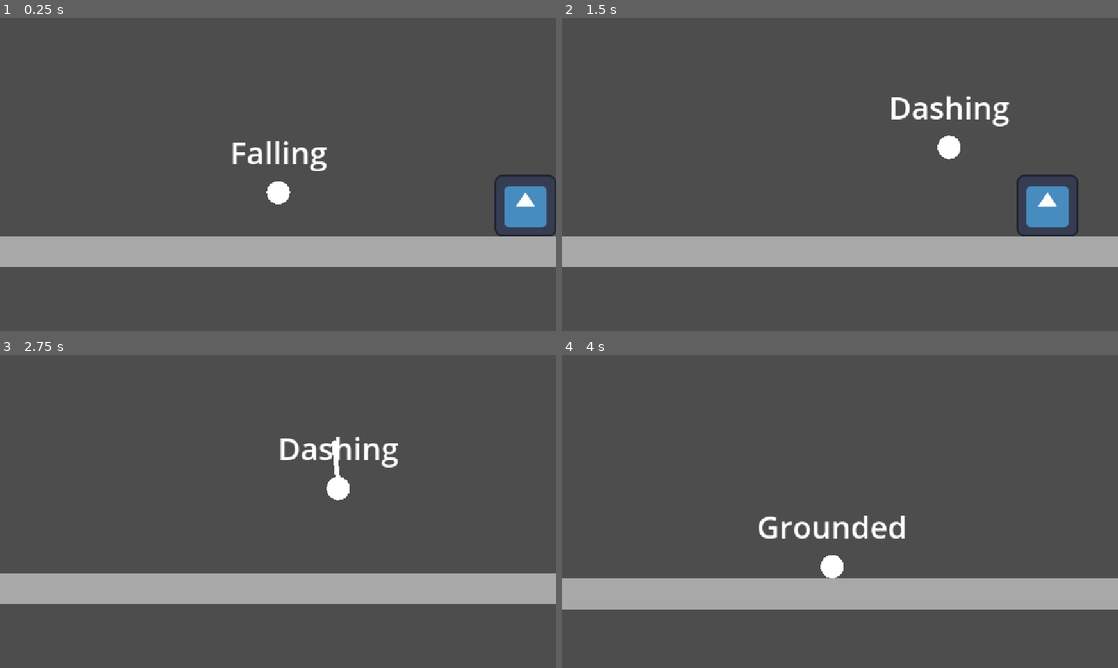
Above: before the commit, frames 1-4 (two rows, left to right).
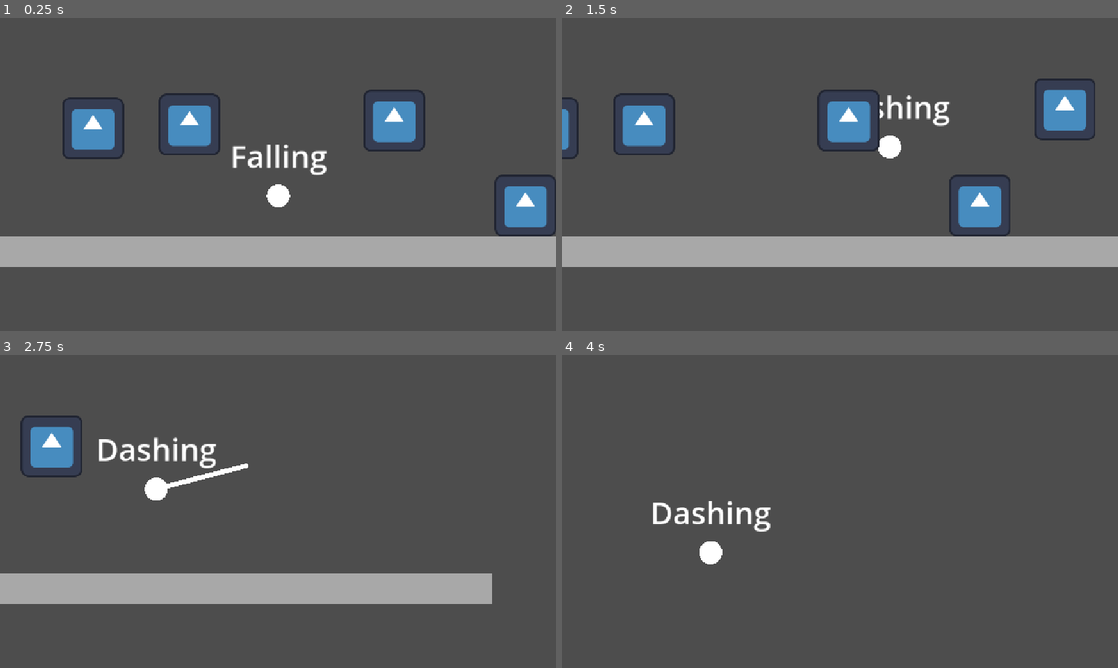
Above: after the commit, the same moments.

Repository: cookie1170/juice-test
Game: Godot game, scene res://levels/main.tscn
The game is run twice, just before and just after one commit, with the same random seed, the same clock (stepped at 60 frames per second) and the same inputs. The engine's default icon, where the game draws it, is replaced by a stand-in: a white triangle on a blue panel in a dark square.
Inputs (mouse positions are in pixels of both pictures, inside the frame that each line leads up to):
- Up to frame 1 (0.25 s): no input
- Up to frame 2 (1.5 s): tap Enter (ui_accept) at 0.5, 0.77 s; move the mouse to (962, 158) at 0.52 s; press the mouse at (962, 158) at 0.53 s; hold D (right) 0.53-1.25 s; release the mouse at (962, 158) at 1.25 s; drag from (728, 190) to (840, 149) at 1.27 s
- Up to frame 3 (2.75 s): move the mouse to (333, 442) at 2.02 s; press the mouse at (333, 442) at 2.03 s; hold D (right) from 2.03 s (still down)
- Up to frame 4 (4 s): release D (right) at 2.75 s; release the mouse at (895, 442) at 2.75 s; drag from (812, 574) to (901, 486) at 2.77 s; move the mouse to (1006, 558) at 3.52 s; hold A (left) from 3.53 s (still down); hold Q from 3.53 s (still down); tap Enter (ui_accept) at 3.77 s; click (1006, 558) at 3.8 s

The runs differ from the first frame. In frame 1, 4.5% of the frame differs, in the area x 11-77%, y 22-61%; in frame 2, 8.2%; in frame 3, 4.7%; in frame 4, 12%, in the area x 0-100%, y 46-82%.

Commit message:
camera offset stuff

Diff:
--- a/levels/main.tscn
+++ b/levels/main.tscn
@@ -1,10 +1,11 @@
-[gd_scene load_steps=8 format=3 uid="uid://bb50k1yv6oej1"]
+[gd_scene load_steps=9 format=3 uid="uid://bb50k1yv6oej1"]
 
 [ext_resource type="PackedScene" uid="uid://lj17m112ehpt" path="res://player/player.tscn" id="1_ifaiv"]
 [ext_resource type="Script" uid="uid://bo2dj1yk8lfa" path="res://addons/phantom_camera/scripts/phantom_camera_host/phantom_camera_host.gd" id="2_5k4jt"]
 [ext_resource type="Script" uid="uid://ckjqglobgtbtn" path="res://addons/phantom_camera/scripts/phantom_camera/phantom_camera_2d.gd" id="3_qy63d"]
 [ext_resource type="Script" uid="uid://dvq8lfxsyc554" path="res://addons/phantom_camera/scripts/resources/tween_resource.gd" id="4_6et1j"]
 [ext_resource type="PackedScene" uid="uid://517hm5oeryf5" path="res://enemies/basic_enemy/basic_enemy.tscn" id="5_ifaiv"]
+[ext_resource type="Texture2D" uid="uid://36d1vc5qw3wa" path="res://icon.svg" id="6_5k4jt"]
 
 [sub_resource type="RectangleShape2D" id="RectangleShape2D_7dm0k"]
 size = Vector2(3200, 64)
@@ -28,8 +29,9 @@
 position = Vector2(0, 32)
 shape = SubResource("RectangleShape2D_7dm0k")
 
-[node name="Player" parent="." instance=ExtResource("1_ifaiv")]
+[node name="Player" parent="." node_paths=PackedStringArray("phantom_camera") instance=ExtResource("1_ifaiv")]
 position = Vector2(0, -128)
+phantom_camera = NodePath("../PhantomCamera")
 
 [node name="Camera" type="Camera2D" parent="."]
 physics_interpolation_mode = 1
@@ -44,17 +46,43 @@
 script = ExtResource("2_5k4jt")
 
 [node name="PhantomCamera" type="Node2D" parent="." node_paths=PackedStringArray("follow_target")]
-physics_interpolation_mode = 1
 top_level = true
 position = Vector2(0, -128)
 script = ExtResource("3_qy63d")
 follow_mode = 5
 follow_target = NodePath("../Player")
 tween_resource = SubResource("Resource_272bh")
-follow_damping = true
 dead_zone_width = 0.2
 dead_zone_height = 0.4
 metadata/_custom_type_script = "uid://ckjqglobgtbtn"
 
 [node name="BasicEnemy" parent="." instance=ExtResource("5_ifaiv")]
 position = Vector2(512, 0)
+
+[node name="Icon" type="Sprite2D" parent="."]
+position = Vector2(688, -264)
+texture = ExtResource("6_5k4jt")
+
+[node name="Icon2" type="Sprite2D" parent="."]
+position = Vector2(240, -240)
+texture = ExtResource("6_5k4jt")
+
+[node name="Icon3" type="Sprite2D" parent="."]
+position = Vector2(-384, -224)
+texture = ExtResource("6_5k4jt")
+
+[node name="Icon4" type="Sprite2D" parent="."]
+position = Vector2(-184, -232)
+texture = ExtResource("6_5k4jt")
+
+[node name="Icon5" type="Sprite2D" parent="."]
+position = Vector2(-960, -304)
+texture = ExtResource("6_5k4jt")
+
+[node name="Icon6" type="Sprite2D" parent="."]
+position = Vector2(-1272, -152)
+texture = ExtResource("6_5k4jt")
+
+[node name="Icon7" type="Sprite2D" parent="."]
+position = Vector2(-1632, -280)
+texture = ExtResource("6_5k4jt")
--- a/player/dash_dir_indicator.gd
+++ b/player/dash_dir_indicator.gd
@@ -6,7 +6,7 @@
 var pos_tween: Tween
 
 
-func _process(delta: float) -> void:
+func _process(_delta: float) -> void:
 	set_point_position(0, mesh.global_position)
 	set_point_position(1, mesh.global_position - \
 	(mesh.global_position - get_global_mouse_position()). \
--- a/player/player.tscn
+++ b/player/player.tscn
@@ -22,7 +22,7 @@
 [sub_resource type="CircleShape2D" id="CircleShape2D_rgyib"]
 radius = 16.0
 
-[node name="Player" type="CharacterBody2D" node_paths=PackedStringArray("hang_timer", "mesh", "state_machine", "bouncing_state", "falling_state", "dashing_state", "grounded_state")]
+[node name="Player" type="CharacterBody2D" node_paths=PackedStringArray("hang_timer", "offset_timer", "mesh", "state_machine", "bouncing_state", "falling_state", "dashing_state", "grounded_state")]
 physics_interpolation_mode = 1
 script = ExtResource("1_4flbx")
 peak_time = 0.45
@@ -34,6 +34,7 @@
 air_accel_mult = 0.25
 air_decel_mult = 0.25
 hang_timer = NodePath("HangTimer")
+offset_timer = NodePath("OffsetTimer")
 mesh = NodePath("Mesh")
 state_machine = NodePath("StateMachine")
 bouncing_state = NodePath("StateMachine/Bouncing")
@@ -42,6 +43,7 @@
 grounded_state = NodePath("StateMachine/Grounded")
 
 [node name="Mesh" type="MeshInstance2D" parent="."]
+physics_interpolation_mode = 1
 position = Vector2(0, -24)
 scale = Vector2(48, 48)
 mesh = SubResource("SphereMesh_sh265")
@@ -49,6 +51,11 @@
 [node name="Collider" type="CollisionShape2D" parent="."]
 position = Vector2(0, -24)
 shape = SubResource("CircleShape2D_sh265")
+
+[node name="OffsetTimer" type="Timer" parent="."]
+unique_name_in_owner = true
+wait_time = 0.25
+one_shot = true
 
 [node name="HangTimer" type="Timer" parent="."]
 unique_name_in_owner = true
@@ -133,3 +140,5 @@
 position = Vector2(0, -24)
 shape = SubResource("CircleShape2D_rgyib")
 debug_color = Color(1, 0.16, 0.16, 0.419608)
+
+[connection signal="timeout" from="OffsetTimer" to="." method="_on_offset_timeout"]
--- a/player/player_common.gd
+++ b/player/player_common.gd
@@ -18,6 +18,9 @@
 @export_range(0.0, 1.0, 0.05, "or_greater", "suffix:s") var deceleration_time: float = 0.15
 @export_range(0.0, 1.0, 0.05) var air_accel_mult: float = 0.5
 @export_range(0.0, 1.0, 0.05) var air_decel_mult: float = 0.5
+@export_group("Camera Settings")
+@export_range(0.0, 1.0, 0.05, "or_greater", "suffix:s") var offset_time: float = 0.25
+@export var offset_amount: Vector2 = Vector2(384.0, 0.0)
 
 #endregion
 
@@ -25,12 +28,14 @@
 
 @export_group("Nodes")
 @export var hang_timer: Timer
+@export var offset_timer: Timer
 @export var mesh: MeshInstance2D
 @export var state_machine: StateMachine
 @export var bouncing_state: State
 @export var falling_state: State
 @export var dashing_state: State
 @export var grounded_state: State
+@export var phantom_camera: PhantomCamera2D
 
 #endregion
 
@@ -48,13 +53,16 @@
 #region misc variables
 
 var is_dashing: bool = false
+var cam_offset_tween: Tween
+var final_offset: Vector2
+var is_cam_tweening: bool
 
 #endregion
 
 
 func _ready() -> void:
+	Ref.player = self
 	hang_timer.wait_time = hang_time
-	Ref.player = self
 
 
 func _unhandled_input(event: InputEvent) -> void:
@@ -66,6 +74,7 @@
 
 func _physics_process(delta: float) -> void:
 	handle_movement(delta)
+	handle_cam_offset()
 	move_and_slide()
 
 
@@ -92,6 +101,19 @@
 		)
 
 
+func handle_cam_offset() -> void:
+	if cam_offset_tween:
+		cam_offset_tween.kill()
+	cam_offset_tween = get_tree().create_tween()
+	if offset_timer.is_stopped() and not velocity.x == 0.0:
+		offset_timer.start()
+	if velocity.x == 0.0:
+		offset_timer.stop()
+		final_offset.x = 0.0
+	cam_offset_tween.tween_method(phantom_camera.set_follow_offset, \
+	phantom_camera.get_follow_offset(), final_offset, offset_time)
+
+
 func get_hit(_hitbox: Hitbox) -> void:
 	pass
 
@@ -101,3 +123,7 @@
 		state_machine.change_state(bouncing_state)
 		velocity.y *= 1.25
 	print_debug("enemy hit")
+
+
+func _on_offset_timeout() -> void:
+	final_offset.x = signf(velocity.x) * offset_amount.x
--- a/project.godot
+++ b/project.godot
@@ -72,4 +72,5 @@
 
 [physics]
 
+common/physics_ticks_per_second=120
 common/physics_interpolation=true
